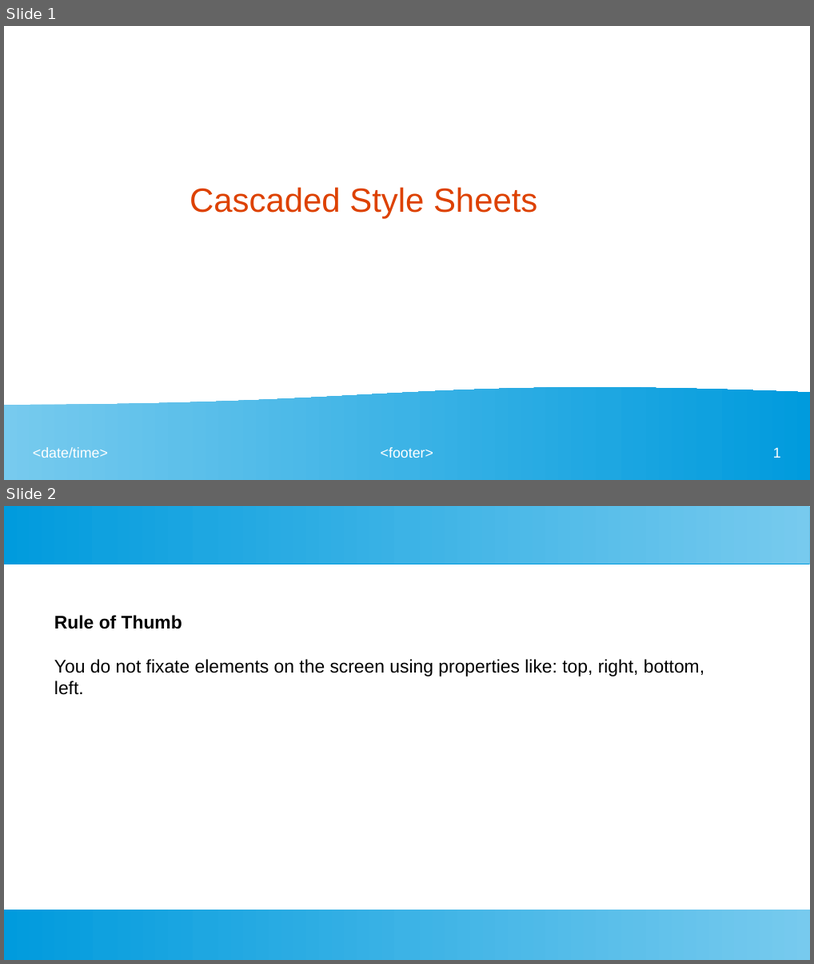
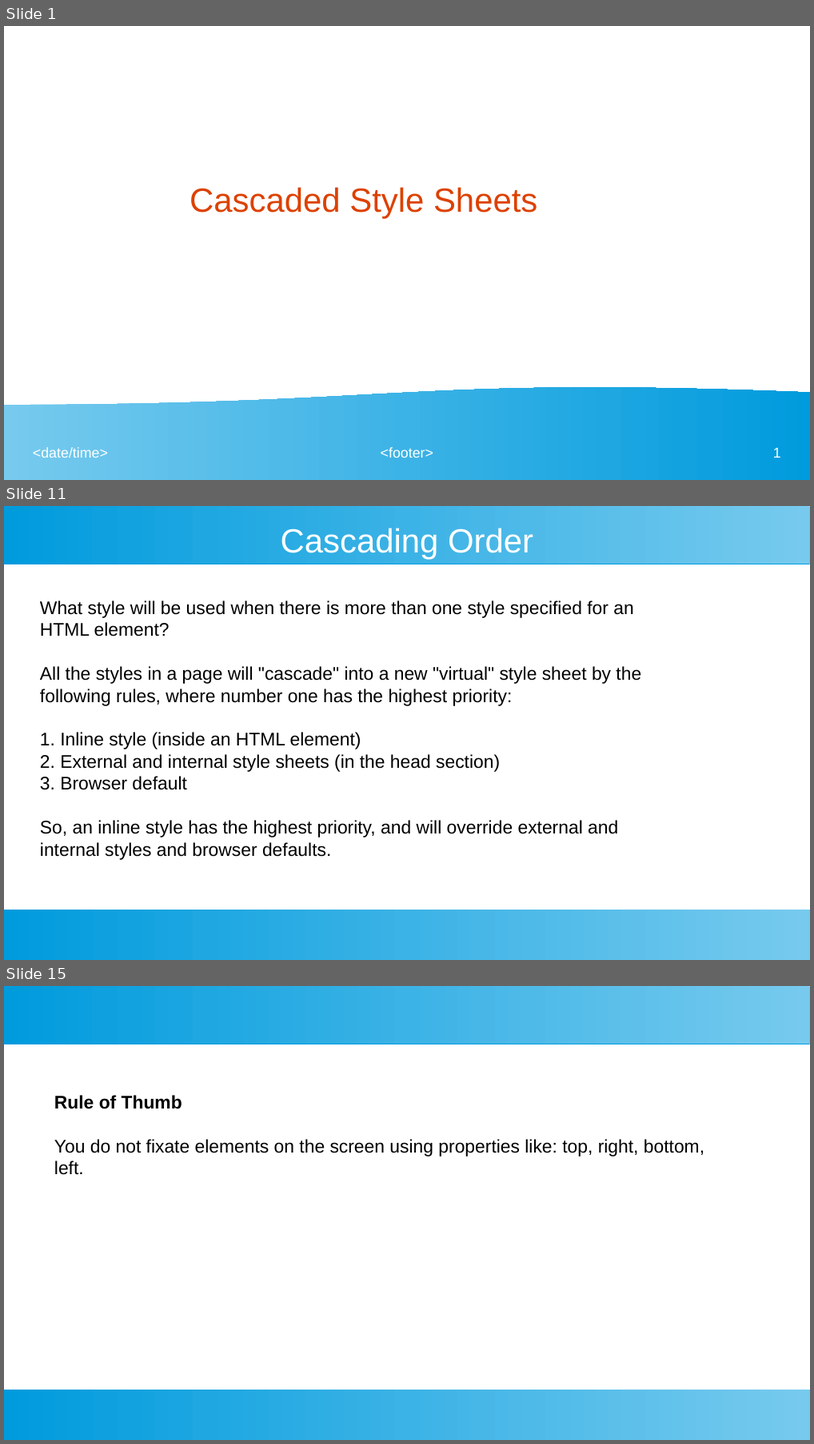
Before and after one commit to ashishjain1547/webDevelopmentCourseUsingFlask, a slide deck: CSS.odp. Shown one above the other, each under a label of ours: slides 1 and 2 before the commit, slides 1, 11 and 15 after it; the slides between them are not shown. The pictures are 814x964 and 814x1444 pixels, drawn with LibreOffice and Linux fonts; fonts in the diff are those of the drawing. Boxes give left, top, right and bottom in pixels: in the first picture for what was removed or moved away, otherwise in the second. Text is boxed around its words. In the diff, an @@ line names an element or a change of style, - is before the commit and + after.

```diff
--- a/CSS.odp
+++ b/CSS.odp
@@ slide 11 added at bbox=[4, 506, 810, 960], background #FFFFFF; not listed: 2 template elements that a slide beside it also shows @@
@@ title added at bbox=[281, 528, 534, 560], 33 pt, text #FFFFFF @@
+Cascading Order
@@ text added at bbox=[40, 600, 642, 856], 18 pt, text #000000 @@
+What style will be used when there is more than one style specified for an HTML element?
+All the styles in a page will "cascade" into a new "virtual" style sheet by the following rules, where number one has the highest priority:
+1. Inline style (inside an HTML element)
+2. External and internal style sheets (in the head section)
+3. Browser default
+So, an inline style has the highest priority, and will override external and internal styles and browser defaults.
@@ what was slide 2 is now slide 15 @@
```
Also in this commit, not shown: 12 other slides added, 16 other files.
